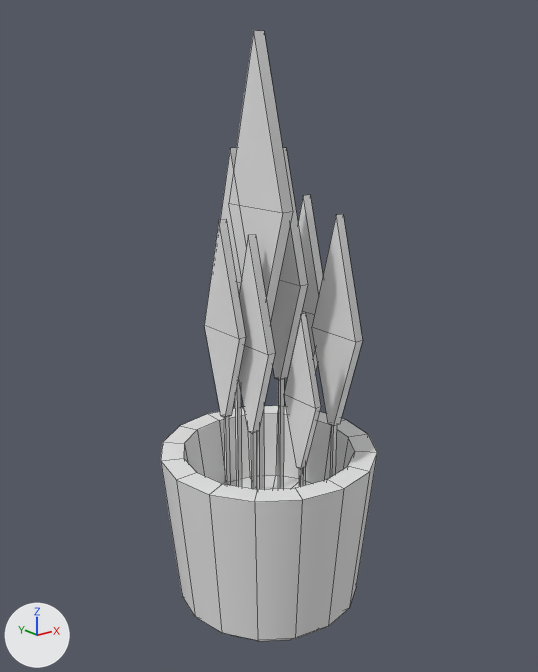
One commit to the FBX model Models/Plant 1.fbx: the scene before it, then after it.
Rendered twice from a 50 mm lens placed at (-1.02, -1.255, 0.965), pointed at (-0.008, 0.01, 0.458). Every picture has the same lights, and +X, +Y and +Z are marked at lower left. Mesh edges are drawn as thin lines. Where no turn or scale is listed for an object, it has been applied to the vertices. Vertices at the same position are counted once.

Objects in the first picture: 'plant_1'.
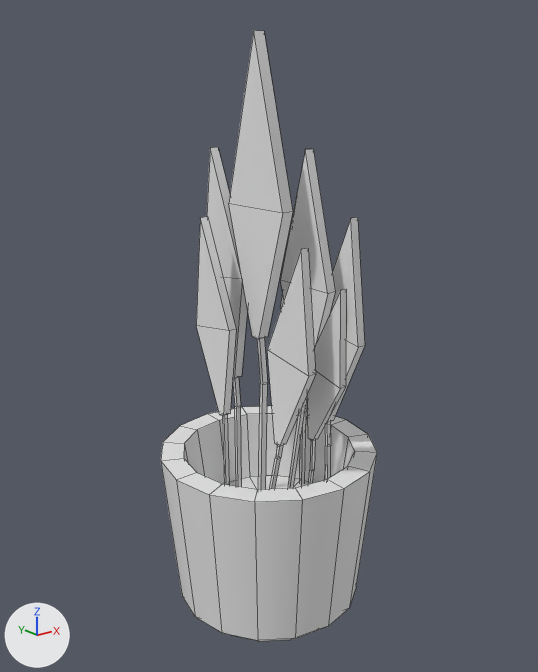
The newer file is also turned or shifted as a whole; pictures and numbers use the older file's frame.

Pixel boxes [x1, y1, x2, y2] of what changed, in the pictures (538 x 672 px):
part 1 of me_mesh, built on
    before: [204, 148, 363, 489]
    after: [196, 147, 365, 489]

The change, as a list of edits to the scene's bpy script:
```text
Change me_mesh:
    used by ob_plant_1; location = (0.0, 0.0, 0.0)
    remove me_mesh.from_pydata(...)  # 225 vertices, 216 faces; spans x -0.269..0.244, y -0.25..0.263, z -0.223..1.101
    add me_mesh.from_pydata(...)  # 253 vertices, 244 faces; spans x -0.269..0.244, y -0.25..0.263, z -0.223..1.101
    me_mesh part 1
    28 faces are deleted
    4 vertices in x -0.124..-0.106, y 0.025..0.029, z 0.283 move by (0.0, 0.005, 0.003)
    4 vertices in x -0.04..-0.028, y 0.094..0.103, z 0.334 move by (0.0, 0.0, -0.068)
    4 vertices in x 0.046..0.057, y 0.034..0.042, z 0.334 move by (0.0, -0.08, -0.044)
    90 vertices move from x -0.124..0.15, y -0.165..0.178, z 0.178..0.87 to x -0.124..0.15, y -0.23..0.176, z 0.18..0.872
    28 vertices are added at x -0.091..0.15, y -0.237..0.216, z 0.352..0.587
    56 new faces join them
```
